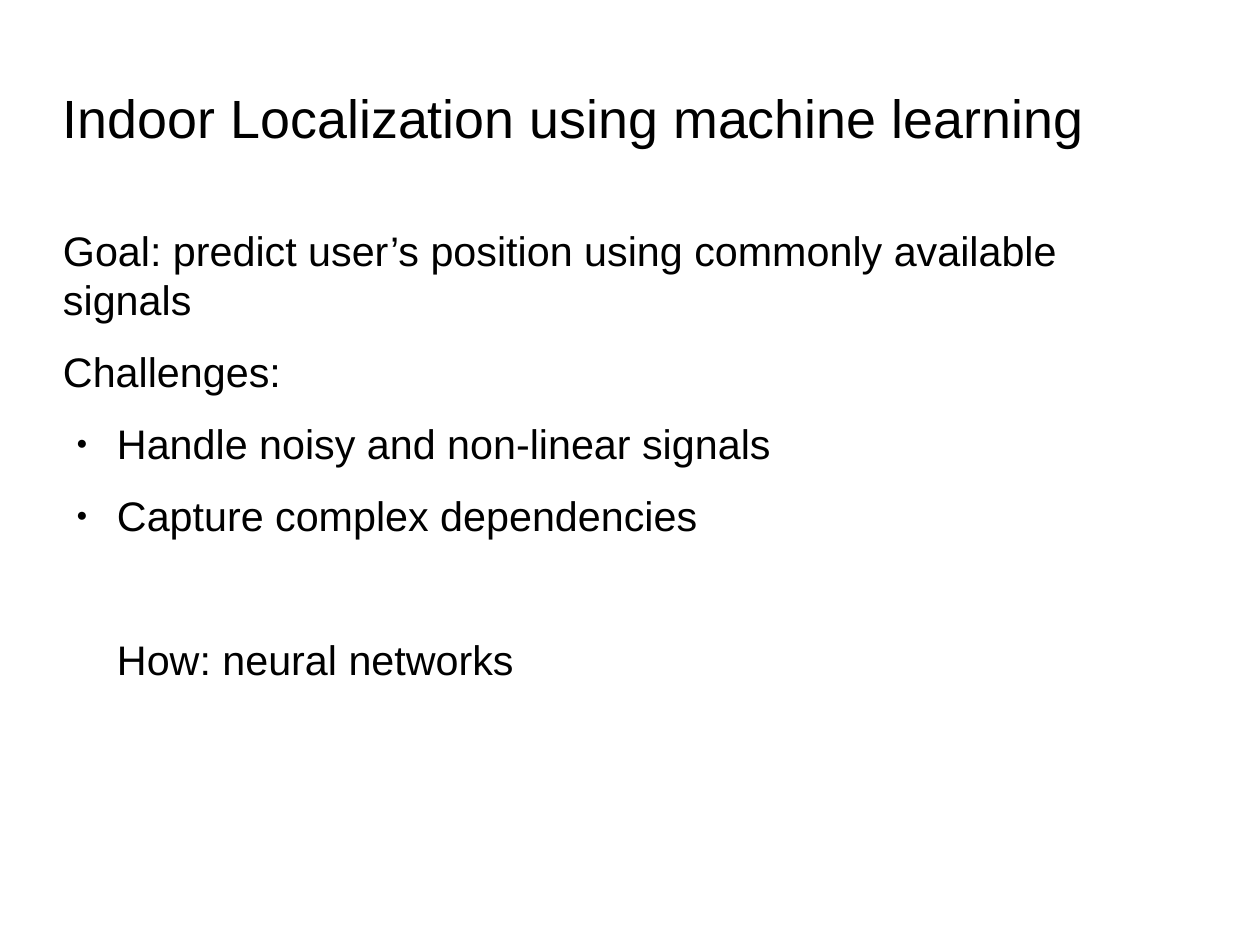
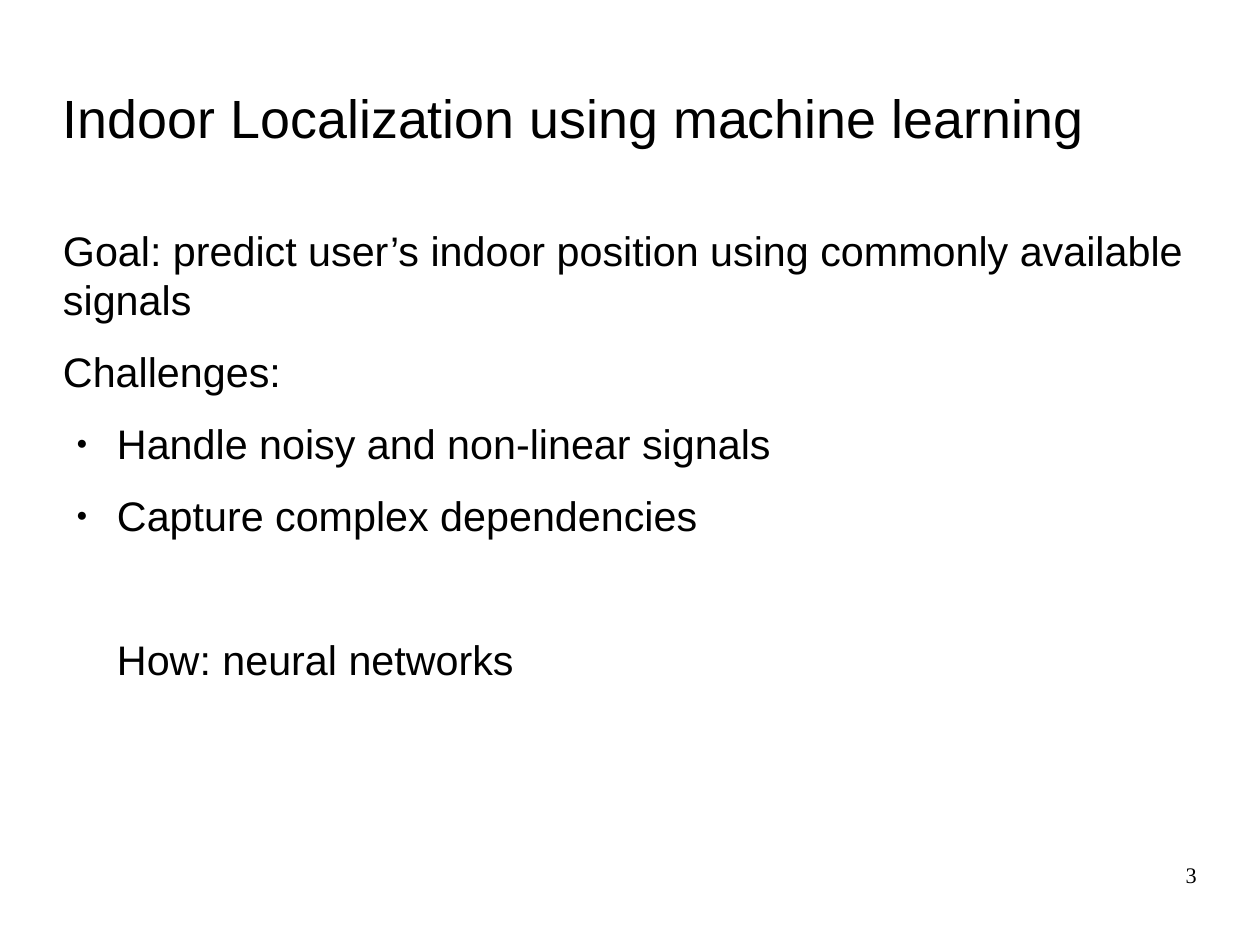
Before and after one commit to Painguin/Learning-based-multi-modal-indoor-localization, a slide deck: slide 3 of midterm_presentation.odp. Drawn at 1260x945 pixels with LibreOffice and Linux fonts; fonts in the diff are those of the drawing; background and template pictures are left out. Boxes give left, top, right and bottom in pixels: in the first picture for what was removed or moved away, otherwise in the second. Text is boxed around its words. In the diff, an @@ line names an element or a change of style, - is before the commit and + after.

```diff
--- a/midterm_presentation.odp
+++ b/midterm_presentation.odp
@@ text at (63,236,1183,323): text changed @@
-Goal: predict user’s position using commonly available signals
+Goal: predict user’s indoor position using commonly available signals
@@ page number added at (1186,868,1197,884), 14 pt, text #000000 @@
+3
```
Also in this commit, not shown: 11 other slides changed, 1 other file.
